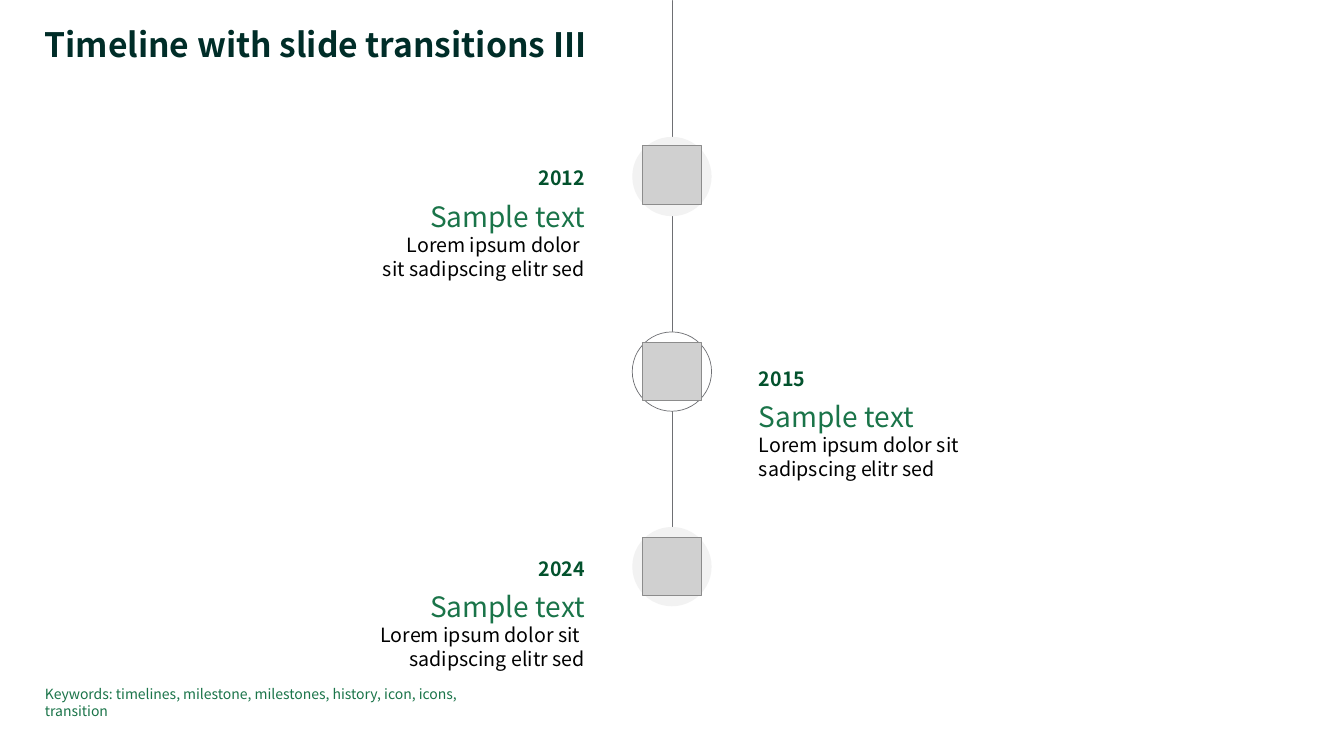
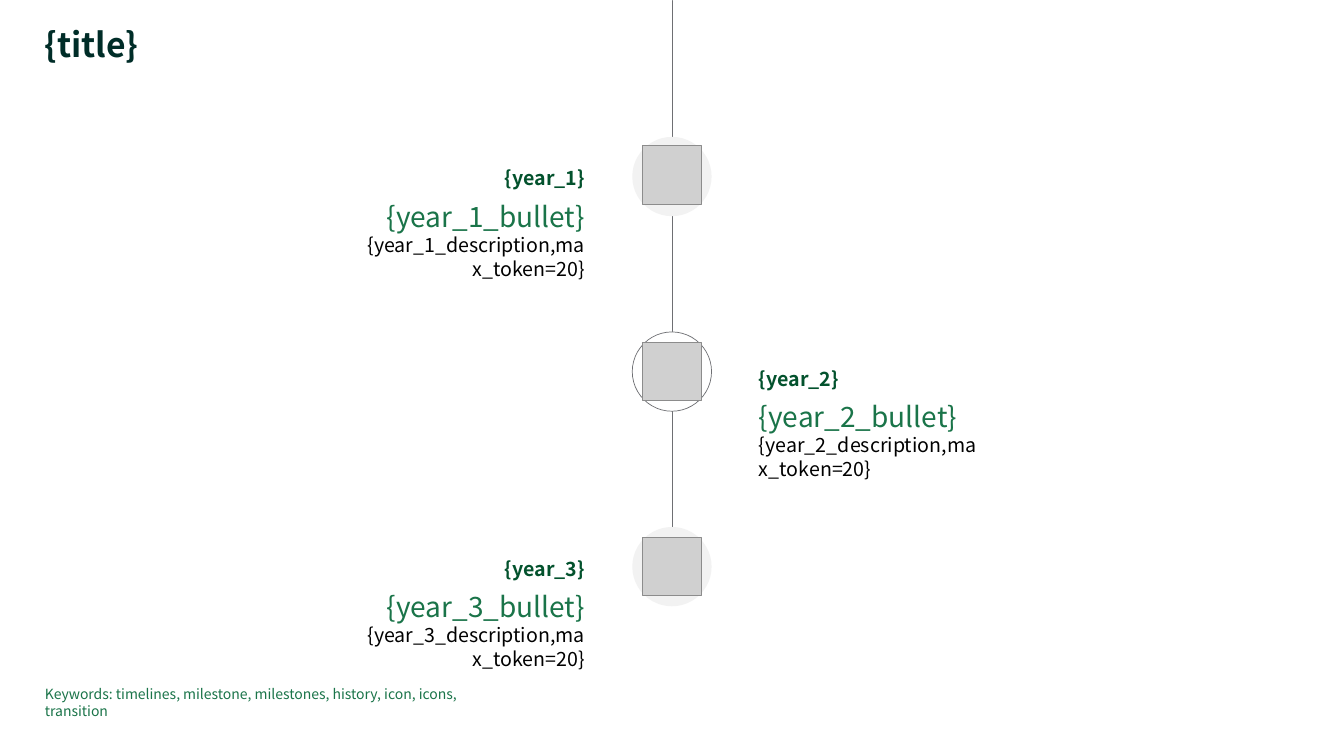
Before and after one commit to set718/PPT-Agent, a slide deck: slide 1 of templates/ppt_template/split_presentations_233.pptx. Drawn at 1344x756 pixels with LibreOffice and Linux fonts; fonts in the diff are those of the drawing; grey boxes stand for pictures. Boxes give left, top, right and bottom in pixels: in the first picture for what was removed or moved away, otherwise in the second. Text is boxed around its words. In the diff, an @@ line names an element or a change of style, - is before the commit and + after.

```diff
--- a/templates/ppt_template/split_presentations_233.pptx
+++ b/templates/ppt_template/split_presentations_233.pptx
@@ title at (44,29,138,63): text changed @@
-Timeline with slide transitions III
+{title}
@@ text at (505,169,585,190): text changed @@
-2012
+{year_1}
@@ text at (367,204,585,280): text changed @@
-Sample text
-Lorem ipsum dolor
-sit sadipscing elitr sed
+{year_1_bullet}
+{year_1_description,max_token=20}
@@ text at (759,370,839,391): text changed @@
-2015
+{year_2}
@@ text at (759,404,976,480): text changed @@
-Sample text
-Lorem ipsum dolor sit
-sadipscing elitr sed
+{year_2_bullet}
+{year_2_description,max_token=20}
@@ text at (505,560,585,581): text changed @@
-2024
+{year_3}
@@ text at (367,594,585,670): text changed @@
-Sample text
-Lorem ipsum dolor sit
-sadipscing elitr sed
+{year_3_bullet}
+{year_3_description,max_token=20}
```
Also in this commit, not shown: 24 other files.
